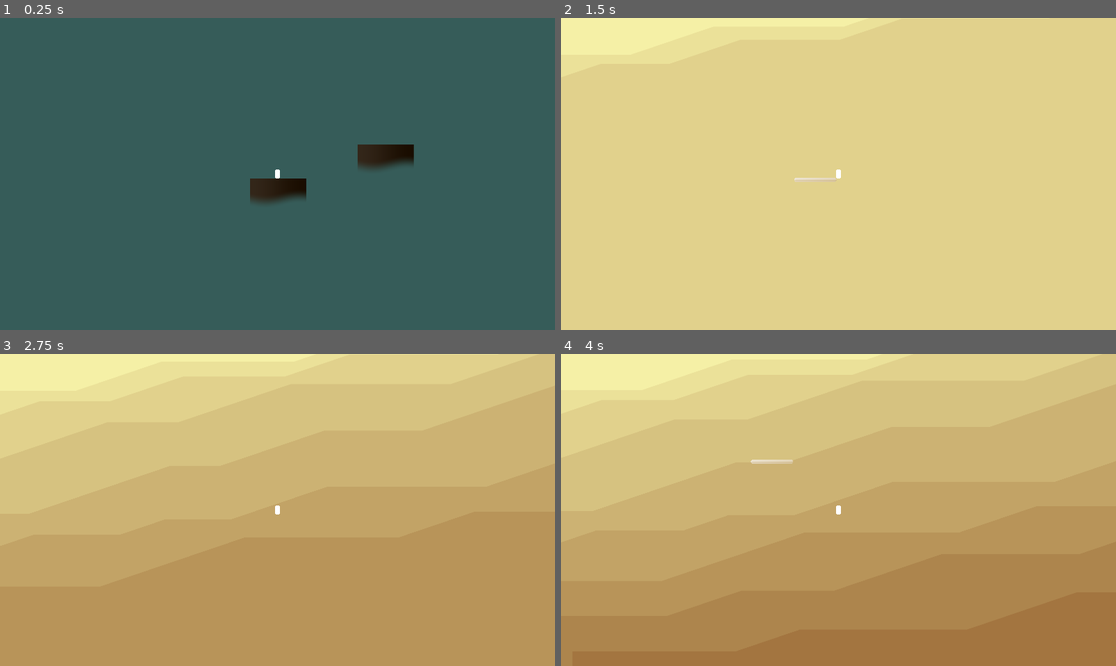
Above: before the commit, frames 1-4 (two rows, left to right).
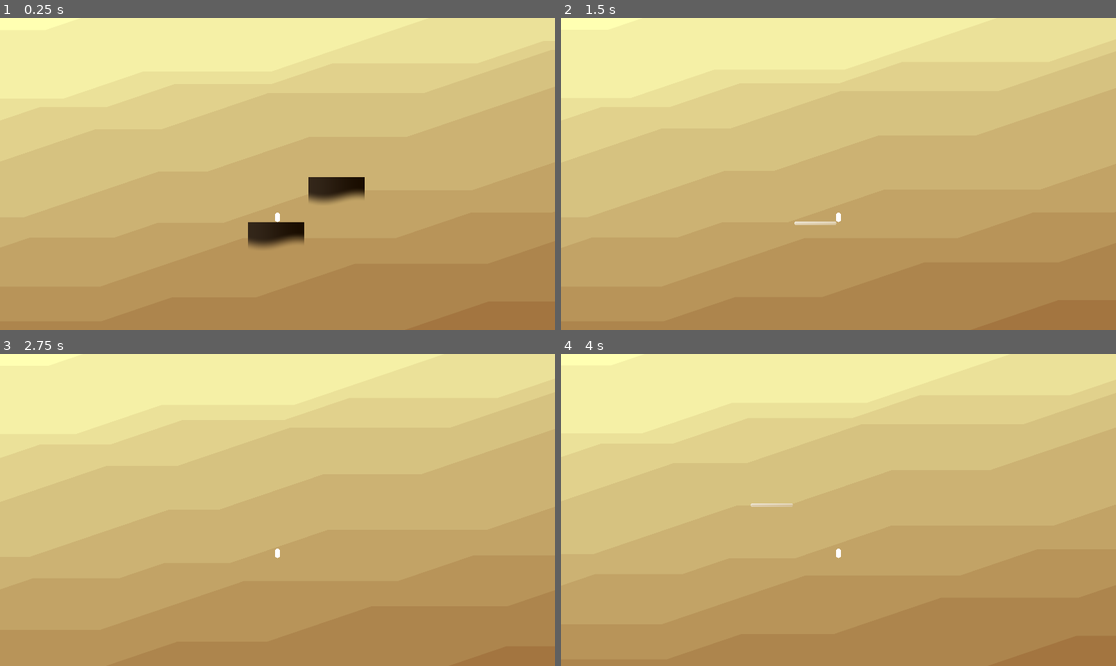
Above: after the commit, the same moments.

Repository: haikey-build/climb
Game: Godot game, scene res://level/desert_level.tscn
The game is run twice, just before and just after one commit, with the same random seed, the same clock (stepped at 60 frames per second) and the same inputs.
Inputs:
- Up to frame 1 (0.25 s): no input
- Up to frame 2 (1.5 s): tap Enter (ui_accept) at 0.5 s; hold D (right) from 0.53 s (still down); tap Q (recall_platform) at 0.6 s; tap W (jump) at 0.77 s; tap S (set_platform) at 1.35 s
- Up to frame 3 (2.75 s): tap W (jump) at 1.52 s; release D (right) at 2.03 s; hold A (left) from 2.03 s (still down); tap E (swap_platform_type) at 2.1 s
- Up to frame 4 (4 s): tap Enter (ui_accept) at 2.75, 3.5 s; release A (left) at 2.78 s; hold D (right) from 2.78 s (still down); tap Q (recall_platform) at 2.85 s; tap W (jump) at 3.02, 3.77 s; tap S (set_platform) at 3.6 s

The runs differ from the first frame. In frame 1, 100% of the frame differs, in the area x 0-100%, y 0-100%; in frame 2, 63%; in frame 3, 14%; in frame 4, 17%.
Error before the commit: Invalid access of index '0' on a base object of type: 'Array'. (res://background/desert_background.gd:32)
Error after the commit: Invalid call. Nonexistent function 'get_id' in base 'StaticBody2D (standard_placed_plat.gd)'. (res://level/desert_level.gd:24)

Commit message:
random platform placement

Diff:
--- a/background/desert_background.gd
+++ b/background/desert_background.gd
@@ -33,7 +33,6 @@
 
 func _ready():
 	for i in range(10):
-		await get_tree().create_timer(0.3).timeout
 		var new_slice = slice_scene.instantiate()
 		add_child(new_slice)
 		_init_shader(new_slice)
--- a/background/desert_background.tscn
+++ b/background/desert_background.tscn
@@ -6,4 +6,5 @@
 script = ExtResource("1_2qye8")
 
 [node name="Camera2D" type="Camera2D" parent="."]
+visible = false
 position = Vector2(-7, 3)
--- a/background/floating_platform.gd
+++ b/background/floating_platform.gd
@@ -1,7 +1,14 @@
 extends StaticBody2D
 
+var _id = 0
+@onready var _type = Climb.PlatformType.STANDARD
 
-@onready var _type = Climb.PlatformType.STANDARD
+
+func set_id(id):
+	_id = id
+
+func get_id():
+	return _id
 
 func get_type():
 	return _type
--- a/char/desert_char.gd
+++ b/char/desert_char.gd
@@ -2,6 +2,7 @@
 
 signal set_platform_attempted(pos, type)
 signal recall_platform_attempted()
+signal char_landed(platform)
 
 @onready var FPS = 60
 @onready var WALK_SPEED = 200
@@ -48,8 +49,20 @@
 
 	var collision = get_slide_collision(0)
 	if collision != null:
-		_type_standing_on = collision.get_collider().get_type()
+		_update_standing(collision.get_collider())
 	else:
-		_type_standing_on = Climb.PlatformType.NOTHING
+		_update_standing(null)
 
 	_background.update_slices(velocity.y)
+
+func _update_standing(platform):
+	if platform == null:
+		_type_standing_on = Climb.PlatformType.NOTHING
+		return
+
+	if _type_standing_on == platform.get_type():
+		return
+
+	if _type_standing_on == Climb.PlatformType.NOTHING:
+		char_landed.emit(platform)
+		_type_standing_on = platform.get_type()
--- a/char/desert_char.tscn
+++ b/char/desert_char.tscn
@@ -16,6 +16,7 @@
 shape = SubResource("CapsuleShape2D_trj2w")
 
 [node name="Camera2D" type="Camera2D" parent="."]
+position = Vector2(0, -150)
 
 [node name="DesertBackground" parent="." instance=ExtResource("3_4h6ug")]
 z_index = -1
--- a/level/desert_level.gd
+++ b/level/desert_level.gd
@@ -1,16 +1,41 @@
 extends Node2D
 
 @onready var _placed_platform_scene = preload("res://level/blocks/standard_placed_plat.tscn")
-@onready var _platforms = []
+@onready var _world_platform_scene = preload("res://background/floating_platform.tscn")
+@onready var _player_platforms = []
+@onready var _world_platforms = [$FloatingPlatform]
+@onready var _rng = RandomNumberGenerator.new()
+
 
 func _on_desert_char_set_platform_attempted(pos, type):
 	var new_platform = _placed_platform_scene.instantiate()
 	new_platform.position = Vector2(pos.x, pos.y + 30)
 	add_child(new_platform)
-	_platforms.push_back(new_platform)
+	_player_platforms.push_back(new_platform)
 	_break_after_timer(new_platform)
 
 
 func _break_after_timer(platform):
 	await get_tree().create_timer(1.0).timeout
 	platform.queue_free()
+
+
+func _on_desert_char_char_landed(platform):
+	if platform.get_id() == _world_platforms[-1].get_id():
+		var new_platform = _world_platform_scene.instantiate()
+		new_platform.position = _world_platforms[-1].position + _get_random_platform_offset()
+		print(_world_platforms[-1].get_id())
+		new_platform.set_id(_world_platforms[-1].get_id() + 1)
+		add_child(new_platform)
+		_world_platforms.push_back(new_platform)
+	for p in _world_platforms:
+		#print(p.get_id())
+		pass
+
+func _get_random_platform_offset():
+	#var theta = _rng.randf_range(- 3 * PI / 4, PI / 4)
+	var theta = _rng.randf_range(0, - PI / 4)
+	var r = _rng.randf_range(200, 300)
+	var x = r * cos(theta)
+	var y = r * sin(theta)
+	return Vector2(x, y)
--- a/level/desert_level.tscn
+++ b/level/desert_level.tscn
@@ -9,15 +9,10 @@
 
 [node name="FloatingPlatform" parent="." instance=ExtResource("1_fk405")]
 z_index = 2
-position = Vector2(-2, 139)
-
-[node name="FloatingPlatform2" parent="." instance=ExtResource("1_fk405")]
-position = Vector2(370, 21)
+position = Vector2(-2, 8)
 
 [node name="DesertChar" parent="." instance=ExtResource("2_3cbxh")]
-position = Vector2(-4, -58)
+position = Vector2(3, -132)
 
-[node name="FloatingPlatform3" parent="." instance=ExtResource("1_fk405")]
-position = Vector2(1326, -81)
-
+[connection signal="char_landed" from="DesertChar" to="." method="_on_desert_char_char_landed"]
 [connection signal="set_platform_attempted" from="DesertChar" to="." method="_on_desert_char_set_platform_attempted"]
